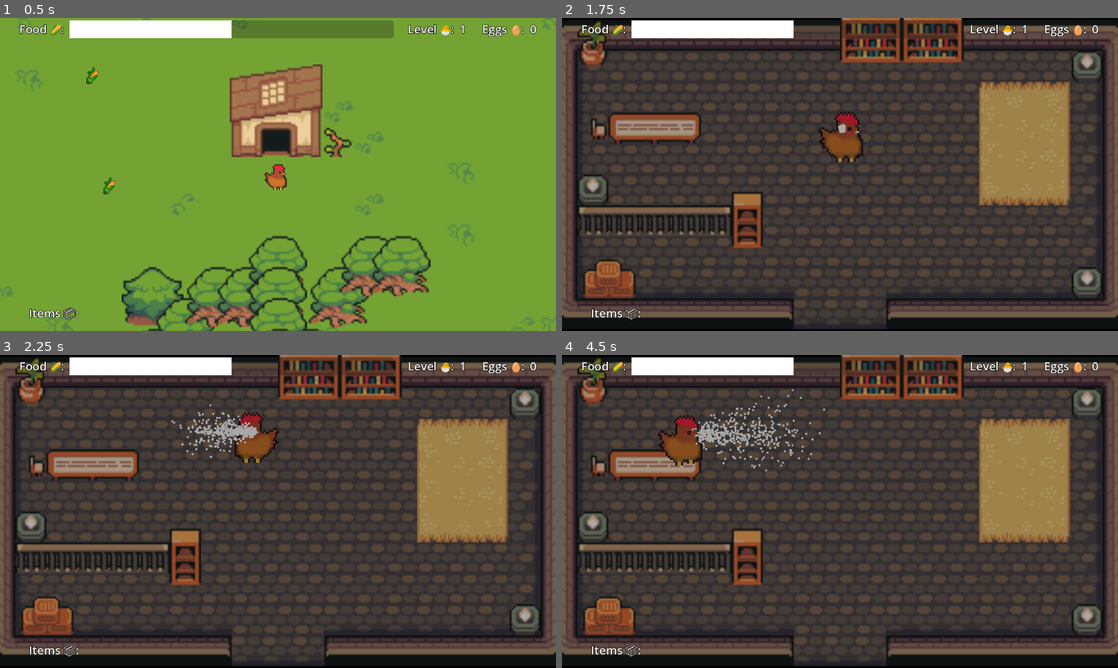
Above: before the commit, frames 1-4 (two rows, left to right).
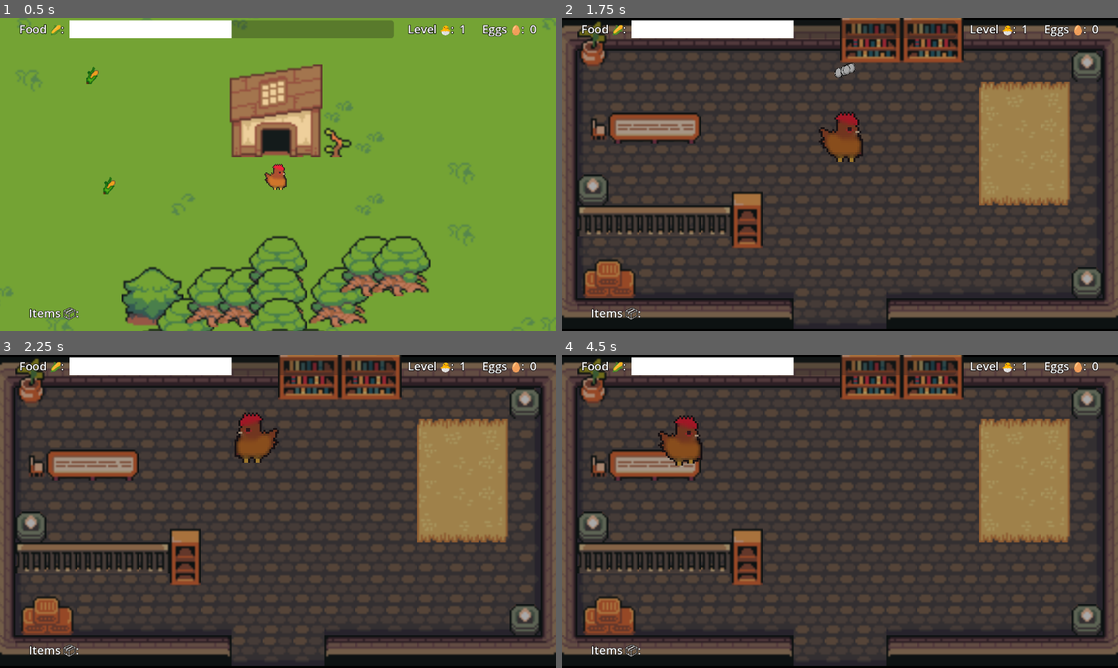
Above: after the commit, the same moments.

Repository: jackfruitgames/chickeeen
Game: Godot game, scene res://scenes/outdoors/outdoors.tscn
Two runs of this game, one before a commit and one after it. Both use one fixed random seed, a clock stepped at 60 frames per second and the inputs below.
Inputs:
- Up to frame 1 (0.5 s): no input
- Up to frame 2 (1.75 s): tap Enter at 0.5 s; hold Up (move_up) from 0.53 s (still down); tap Q (shoot) at 0.6, 1.55 s; tap E (lay_egg) at 1.35 s
- Up to frame 3 (2.25 s): release Up (move_up) at 2.03 s; hold Left (move_left) from 2.03 s (still down); tap Q (shoot) at 2.1 s
- Up to frame 4 (4.5 s): tap Space (sprint) at 2.85 s; tap Q (shoot) at 3.05, 3.6 s; release Left (move_left) at 3.53 s; hold Down (move_down) 3.53-4.28 s; hold Right (move_right) from 4.28 s (still down); tap E (lay_egg) at 4.35 s

Frame 1 is identical in both runs. In frame 2, 0.1% of the frame differs, in the area x 49-53%, y 14-37%; in frame 3, 0.6%; in frame 4, 0.9%, in the area x 23-48%, y 10-38%.
Error before the commit: Attempt to call function 'is_colliding' in base 'null instance' on a null instance. (res://scenes/chicken/shotgun.gd:21)

Commit message:
make shotgun work
Co-Authored-by: Benj Fassbind <randombenj@gmail.com>

Diff:
--- a/scenes/chicken/chicken.tscn
+++ b/scenes/chicken/chicken.tscn
@@ -16,6 +16,7 @@
 [ext_resource type="Script" path="res://scenes/chicken/Latern.gd" id="14_b8l4w"]
 [ext_resource type="Script" path="res://scenes/chicken/levelupEffect.gd" id="15_ccao3"]
 [ext_resource type="Script" path="res://scenes/chicken/shotgun.gd" id="16_4nkc2"]
+[ext_resource type="Texture2D" uid="uid://vdnlfk2hgik1" path="res://assets/chicken/egg.png" id="17_isksg"]
 
 [sub_resource type="Animation" id="Animation_f51qs"]
 length = 0.001
@@ -365,16 +366,23 @@
 hue_variation_max = 1.0
 
 [sub_resource type="ParticleProcessMaterial" id="ParticleProcessMaterial_lkoc5"]
-emission_shape = 1
-emission_sphere_radius = 1.0
+emission_shape = 5
+emission_point_count = 1
 particle_flag_disable_z = true
-direction = Vector3(0, 1, 0)
 spread = 180.0
 flatness = 1.0
-gravity = Vector3(100, 0, 0)
+gravity = Vector3(0, 0, 0)
+initial_velocity_min = 3000.0
+initial_velocity_max = 3000.0
 orbit_velocity_min = 0.0
 orbit_velocity_max = 0.0
-radial_accel_max = 85.48
+linear_accel_min = 3000.0
+linear_accel_max = 3000.0
+tangential_accel_min = -200.0
+tangential_accel_max = 200.0
+scale_min = 0.01
+scale_max = 0.01
+turbulence_enabled = true
 
 [node name="chicken" type="CharacterBody2D" groups=["player"]]
 scale = Vector2(0.5, 0.5)
@@ -470,11 +478,15 @@
 [node name="ShotsFIred" type="Node2D" parent="Shotgun"]
 
 [node name="ShotgunGPUParticles2D" type="GPUParticles2D" parent="Shotgun/ShotsFIred"]
+rotation = 1.5708
 emitting = false
-amount = 500
+amount = 20
 process_material = SubResource("ParticleProcessMaterial_lkoc5")
+texture = ExtResource("17_isksg")
+lifetime = 0.4
 one_shot = true
-explosiveness = 0.4
+explosiveness = 1.0
+randomness = 1.0
 local_coords = true
 
 [node name="ShotgunRayCast5" type="RayCast2D" parent="Shotgun/ShotsFIred" groups=["shoot"]]
--- a/scenes/chicken/shotgun.gd
+++ b/scenes/chicken/shotgun.gd
@@ -2,28 +2,51 @@
 
 var shoot_wolfs = []
 
-var RAYS := [
-	$ShotsFIred/ShotgunRayCast,
-	$ShotsFIred/ShotgunRayCast2,
-	$ShotsFIred/ShotgunRayCast3,
-	$ShotsFIred/ShotgunRayCast4,
-	$ShotsFIred/ShotgunRayCast5,
-]
-
 
 func _physics_process(delta: float):
+	if $ShotsFIred/ShotgunGPUParticles2D.emitting:
+		return
+
 	var target_point = global_position + get_parent().velocity
 	$ShotsFIred.look_at(target_point)
 	if Input.is_action_just_pressed("shoot"):
 		$ShotsFIred/ShotgunGPUParticles2D.emitting = true
+		$ShotsFIred/ShotgunRayCast
 
-		for ray in RAYS:
-			if ray.is_colliding():
-				var collider = ray.get_collider()
-				if collider != null and collider.is_in_group("wolf"):
-					print("killed a wolf")
-					shoot_wolfs.append(collider)
-					$WolfKillerTimer.start()
+		if $ShotsFIred/ShotgunRayCast.is_colliding():
+			var collider = $ShotsFIred/ShotgunRayCast.get_collider()
+			if collider != null and collider.is_in_group("wolf"):
+				print("killed a wolf")
+				shoot_wolfs.append(collider)
+				$WolfKillerTimer.start()
+
+		if $ShotsFIred/ShotgunRayCast2.is_colliding():
+			var collider = $ShotsFIred/ShotgunRayCast2.get_collider()
+			if collider != null and collider.is_in_group("wolf"):
+				print("killed a wolf")
+				shoot_wolfs.append(collider)
+				$WolfKillerTimer.start()
+
+		if $ShotsFIred/ShotgunRayCast3.is_colliding():
+			var collider = $ShotsFIred/ShotgunRayCast3.get_collider()
+			if collider != null and collider.is_in_group("wolf"):
+				print("killed a wolf")
+				shoot_wolfs.append(collider)
+				$WolfKillerTimer.start()
+
+		if $ShotsFIred/ShotgunRayCast4.is_colliding():
+			var collider = $ShotsFIred/ShotgunRayCast4.get_collider()
+			if collider != null and collider.is_in_group("wolf"):
+				print("killed a wolf")
+				shoot_wolfs.append(collider)
+				$WolfKillerTimer.start()
+
+		if $ShotsFIred/ShotgunRayCast5.is_colliding():
+			var collider = $ShotsFIred/ShotgunRayCast5.get_collider()
+			if collider != null and collider.is_in_group("wolf"):
+				print("killed a wolf")
+				shoot_wolfs.append(collider)
+				$WolfKillerTimer.start()
 
 func _on_wolf_killer_timer_timeout():
 	for w in shoot_wolfs:
Binary file added: assets/chicken/egg.png
Not shown, added: assets/chicken/egg.png.import
Not shown: 1 places in scenes/chicken/chicken.tscn that only renumber resources
